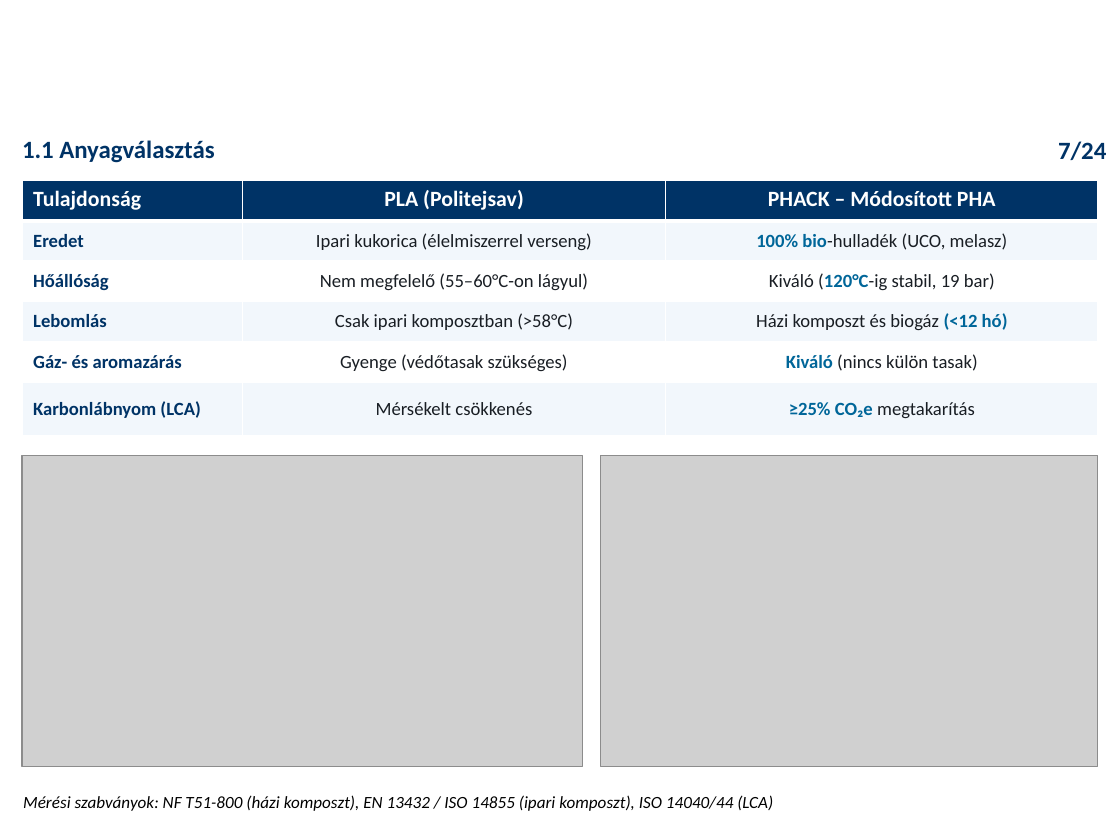
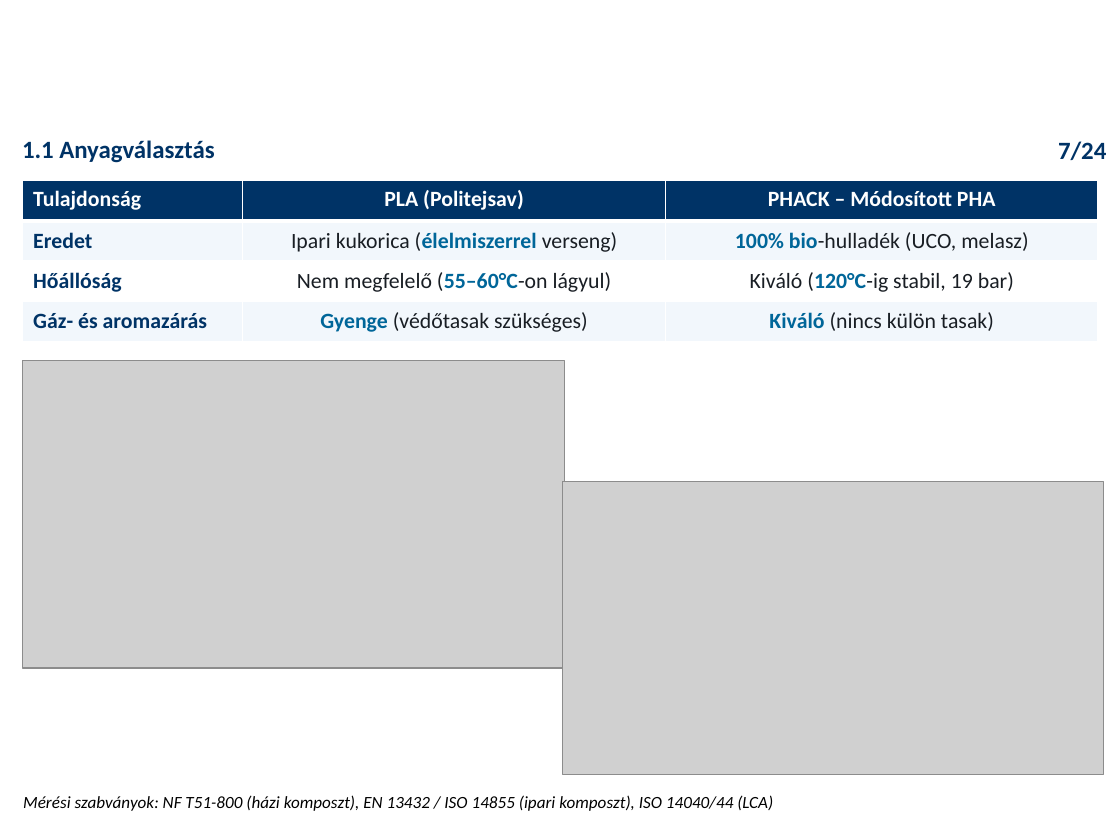
Before and after one commit to RMarci44/Fenntarthato-hulladek-projekt, a slide deck: slide 7 of PHACK_Prezentacio_Vegleges.pptx. Drawn at 1120x840 pixels with LibreOffice and Linux fonts; fonts in the diff are those of the drawing; grey boxes stand for pictures; background and template pictures are left out. Boxes give left, top, right and bottom in pixels: in the first picture for what was removed or moved away, otherwise in the second. Text is boxed around its words. In the diff, an @@ line names an element or a change of style, - is before the commit and + after.

```diff
--- a/PHACK_Prezentacio_Vegleges.pptx
+++ b/PHACK_Prezentacio_Vegleges.pptx
@@ table at bbox=[22, 180, 1099, 342] @@
-row 4: Lebomlás | Csak ipari komposztban (>58°C) | Házi komposzt és biogáz (<12 hó)
-row 6: Karbonlábnyom (LCA) | Mérsékelt csökkenés | ≥25% CO₂e megtakarítás
@@ picture: place and size @@
-picture at bbox=[601, 455, 1099, 766]
+picture at bbox=[22, 361, 564, 668]
@@ picture removed at bbox=[22, 455, 582, 766] @@
@@ picture added at bbox=[562, 482, 1103, 774] @@
```
Also in this commit, not shown: 3 other slides changed, 9 other files.
